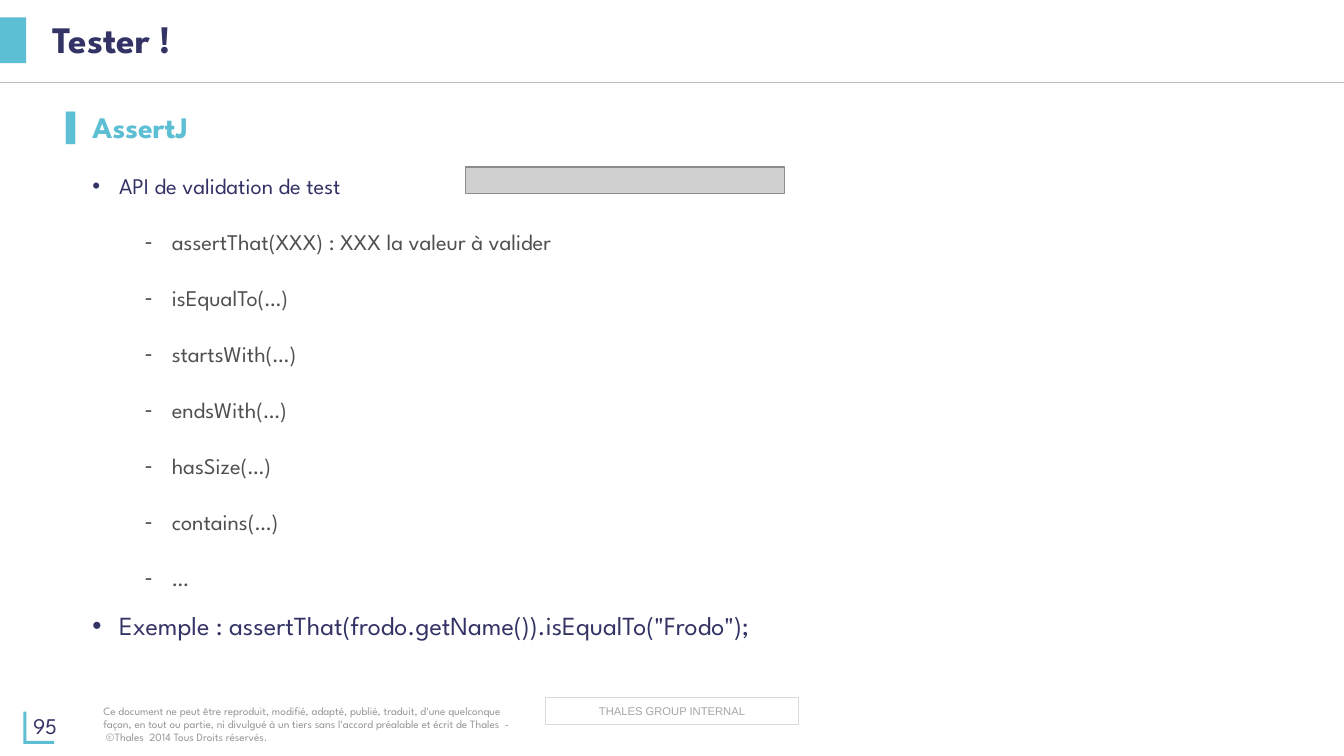
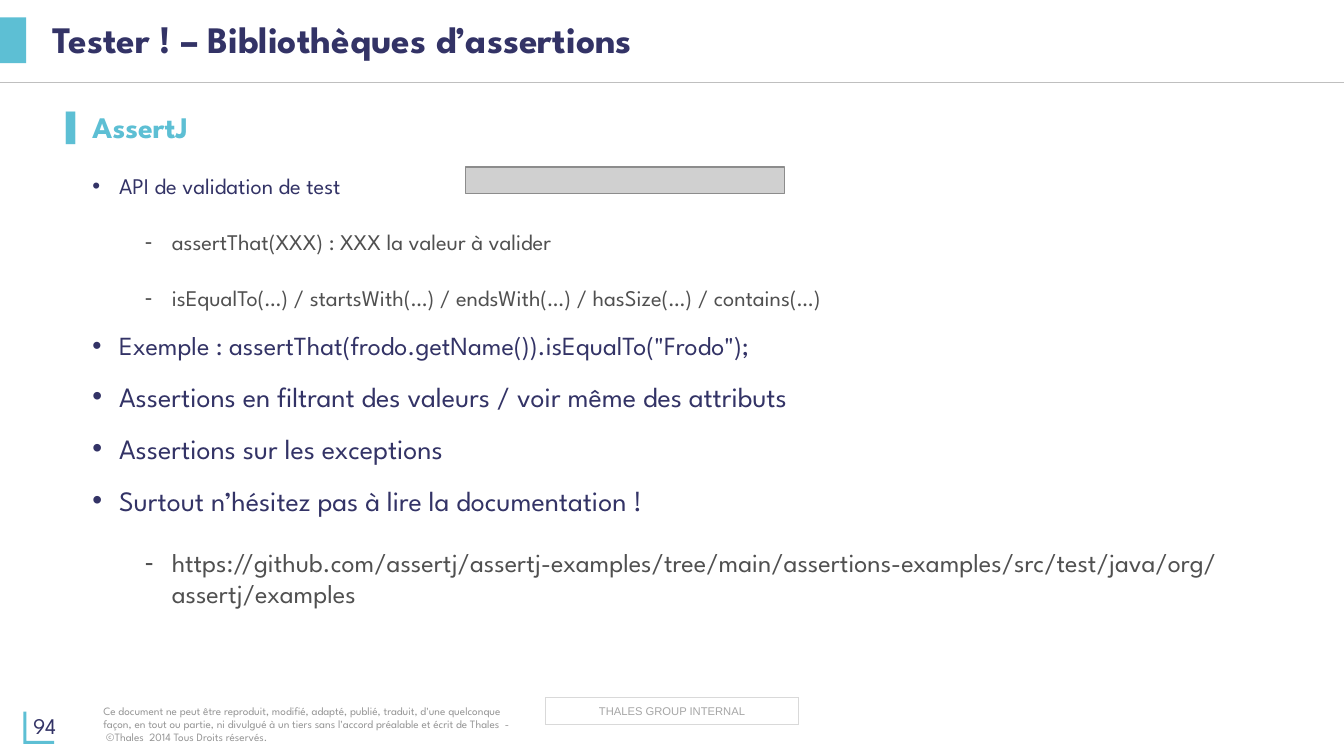
Before and after one commit to tsn-coding-dojo/java-spring-formation, a slide deck: slide 94 of présentation/Formation-Java.pptx (slide 95 before the commit). Drawn at 1344x756 pixels with LibreOffice and Linux fonts; fonts in the diff are those of the drawing; grey boxes stand for pictures; background and template pictures are left out. Boxes give left, top, right and bottom in pixels: in the first picture for what was removed or moved away, otherwise in the second. Text is boxed around its words. In the diff, an @@ line names an element or a change of style, - is before the commit and + after.

Commit message:
Update TP8 around testing - there are still some test to cleanup

```diff
--- a/présentation/Formation-Java.pptx
+++ b/présentation/Formation-Java.pptx
@@ title at (x1=53, y1=27, x2=632, y2=61): text changed @@
-Tester !
+Tester ! – Bibliothèques d’assertions
@@ text at (x1=172, y1=290, x2=821, y2=311): text changed @@
-    – isEqualTo(…)
-    – startsWith(…)
-    – endsWith(…)
-    – hasSize(…)
-    – contains(…)
-    – …
+    – isEqualTo(…) / startsWith(…) / endsWith(…) / hasSize(…) / contains(…)
@@ text at (x1=119, y1=387, x2=1216, y2=609): paragraphs added @@
+  • Assertions en filtrant des valeurs / voir même des attributs
+  • Assertions sur les exceptions
+  • Surtout n’hésitez pas à lire la documentation !
+    – https://github.com/assertj/assertj-examples/tree/main/assertions-examples/src/test/java/org/assertj/examples
@@ page number at (x1=33, y1=719, x2=56, y2=734): text changed @@
-95
+94
```
Also in this commit, not shown: 3 other slides changed, 2 slides added, 13 other files.
